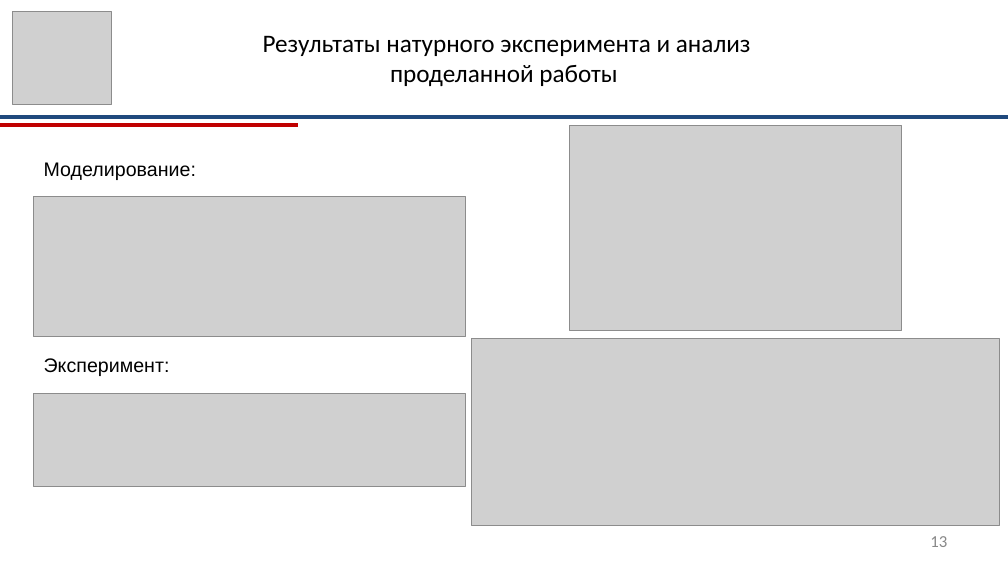
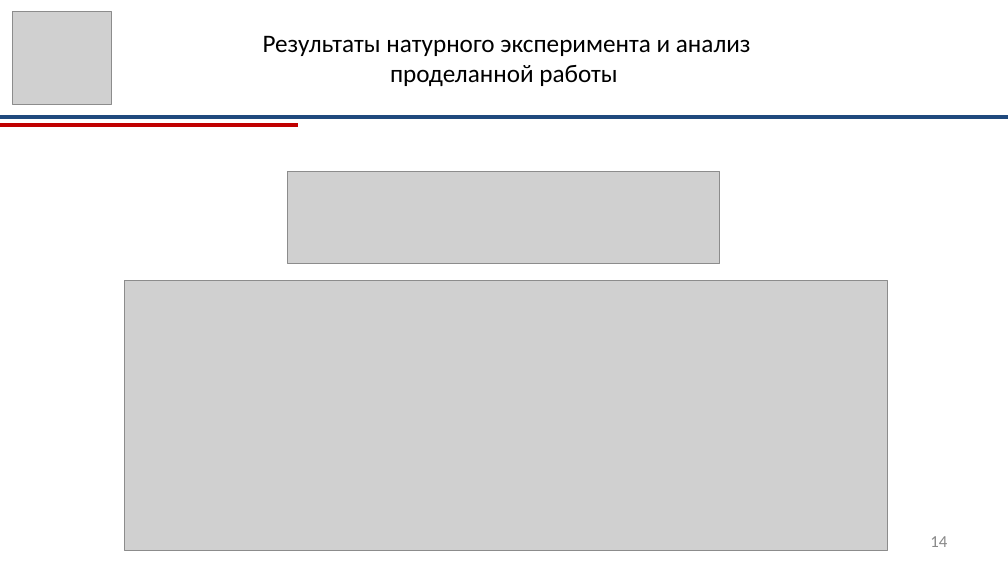
Before and after one commit to RazorvinAndrey/robot_vkr_razorvin, a slide deck: slide 14 of arhive/ВКР_Разорвин_презентация.pptx (slide 13 before the commit). Drawn at 1008x567 pixels with LibreOffice and Linux fonts; fonts in the diff are those of the drawing; grey boxes stand for pictures. Boxes give left, top, right and bottom in pixels: in the first picture for what was removed or moved away, otherwise in the second. Text is boxed around its words. In the diff, an @@ line names an element or a change of style, - is before the commit and + after.

```diff
--- a/arhive/ВКР_Разорвин_презентация.pptx
+++ b/arhive/ВКР_Разорвин_презентация.pptx
@@ picture removed at box(570, 125, 901, 330) @@
@@ text removed at box(44, 162, 196, 180) @@
-Моделирование:
@@ picture: place and size @@
-picture at box(33, 394, 466, 487)
+picture at box(288, 171, 721, 264)
@@ picture removed at box(33, 197, 466, 337) @@
@@ picture: place and size @@
-picture at box(472, 339, 1000, 525)
+picture at box(125, 280, 888, 550)
@@ text removed at box(44, 358, 170, 376) @@
-Эксперимент:
@@ page number at box(930, 536, 947, 547): text changed @@
-13
+14
```
Also in this commit, not shown: 4 other slides changed, 4 slides added, 4 slides removed, 8 other files.
